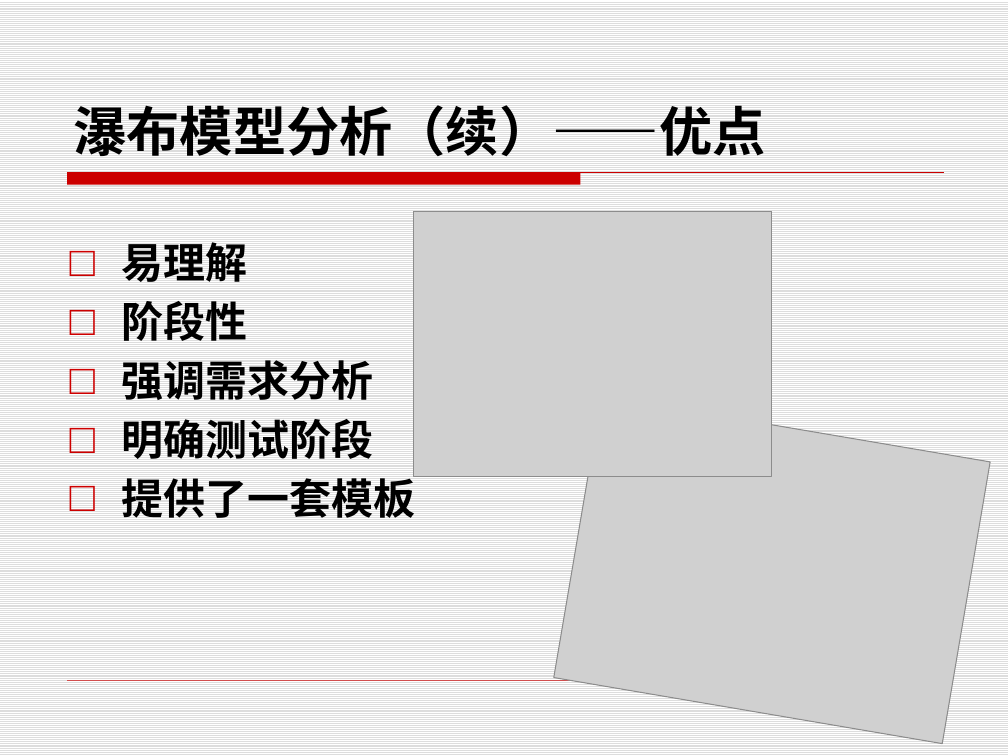
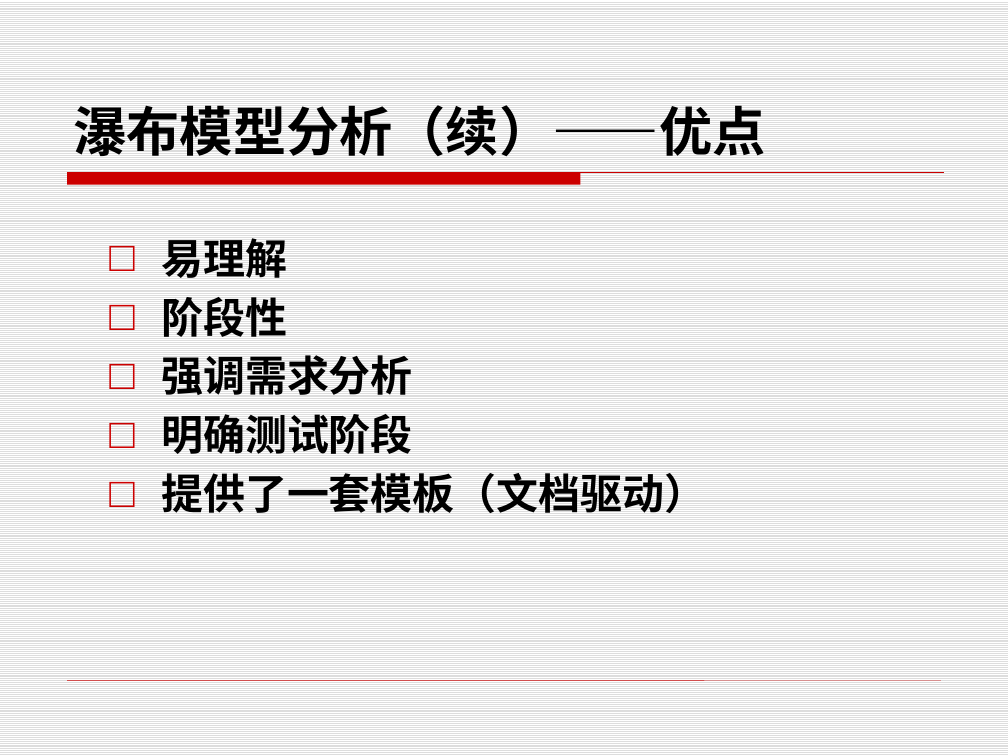
Before and after one commit to edu2act/course-foundation-software-tesing, a slide deck: slide 15 of PPT/第三部分 软件测试应用/10.1 软件开发模型.pptx (slide 19 before the commit). Drawn at 1008x756 pixels with LibreOffice and Linux fonts; fonts in the diff are those of the drawing; grey boxes stand for pictures. Boxes give left, top, right and bottom in pixels: in the first picture for what was removed or moved away, otherwise in the second. Text is boxed around its words. In the diff, an @@ line names an element or a change of style, - is before the commit and + after.

Commit message:
开发测试模型

```diff
--- a/PPT/第三部分 软件测试应用/10.1 软件开发模型.pptx
+++ b/PPT/第三部分 软件测试应用/10.1 软件开发模型.pptx
@@ text "易理解": place and size @@
-text "易理解" at (121, 242, 415, 518)
+text "易理解" at (161, 238, 707, 513)
@@ picture removed at (413, 212, 772, 478) @@
@@ picture removed at (554, 396, 990, 743) @@
@@ text at (161, 473, 707, 513): text changed @@
-□ 提供了一套模板
+□ 提供了一套模板（文档驱动）
```
Also in this commit, not shown: 5 other slides changed, 4 slides removed, 2 other files.
